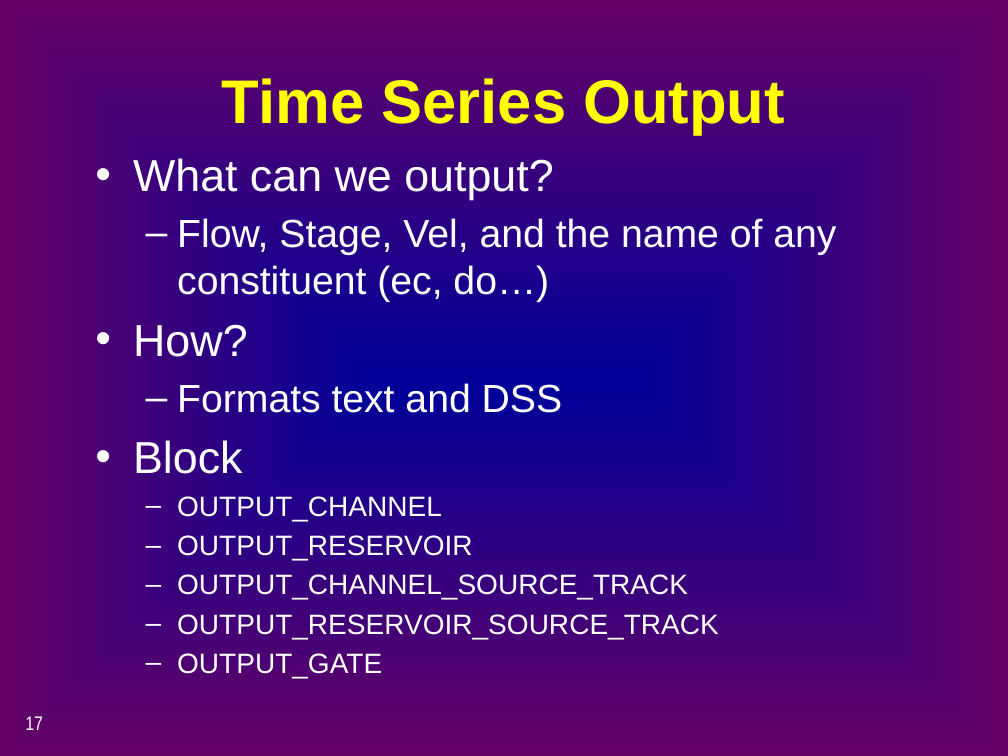
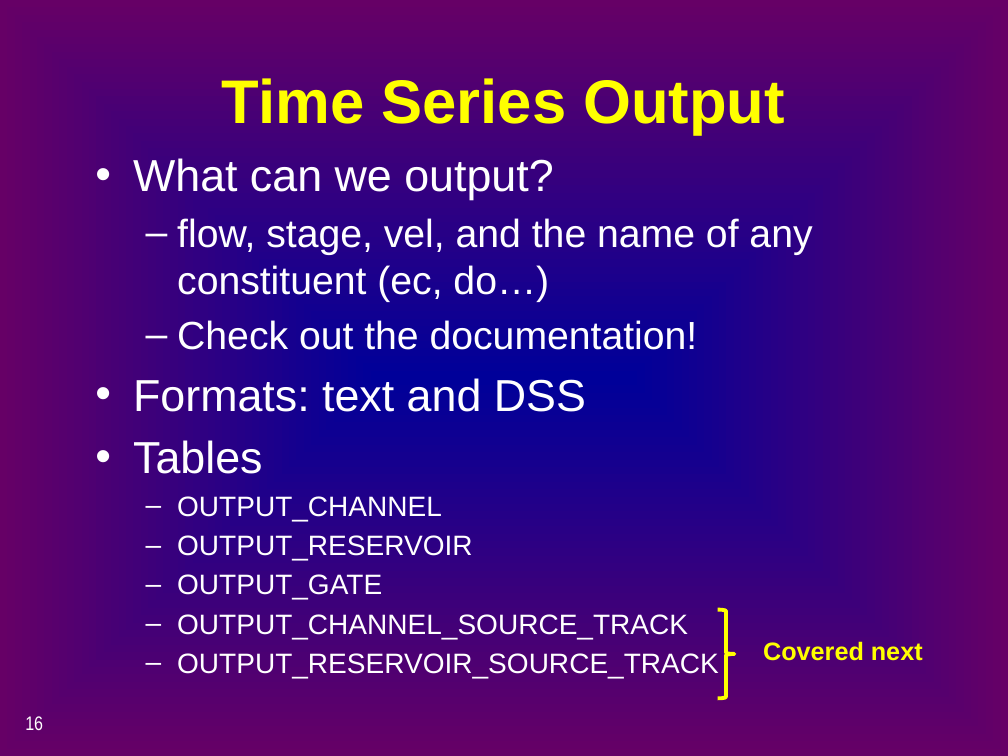
Before and after one commit to CADWRDeltaModeling/dsm2, a slide deck: slide 16 of dsm2/presentations/p4_simulation_data.pptx (slide 17 before the commit). Drawn at 1008x756 pixels with LibreOffice and Linux fonts; fonts in the diff are those of the drawing. Boxes give left, top, right and bottom in pixels: in the first picture for what was removed or moved away, otherwise in the second. Text is boxed around its words. In the diff, an @@ line names an element or a change of style, - is before the commit and + after.

```diff
--- a/dsm2/presentations/p4_simulation_data.pptx
+++ b/dsm2/presentations/p4_simulation_data.pptx
@@ text at (133,218,812,474): text changed @@
-  – Flow, Stage, Vel, and the name of any constituent (ec, do…)
-• How?
-  – Formats text and DSS
-• Block
+  – flow, stage, vel, and the name of any constituent (ec, do…)
+  – Check out the documentation!
+• Formats: text and DSS
+• Tables
@@ text at (177,574,382,599): paragraph added @@
+  – OUTPUT_GATE
@@ right brace added at (718,610,735,699), outline #FFFF00 2.75 pt @@
@@ text at (177,653,382,678): paragraph removed @@
-  – OUTPUT_GATE
@@ text added at (763,641,923,661), 18 pt, text #FFFF00, bold @@
+Covered next
@@ page number at (25,716,43,731): text changed @@
-17
+16
```
Also in this commit, not shown: 9 other slides changed, 3 slides added, 6 slides removed.
